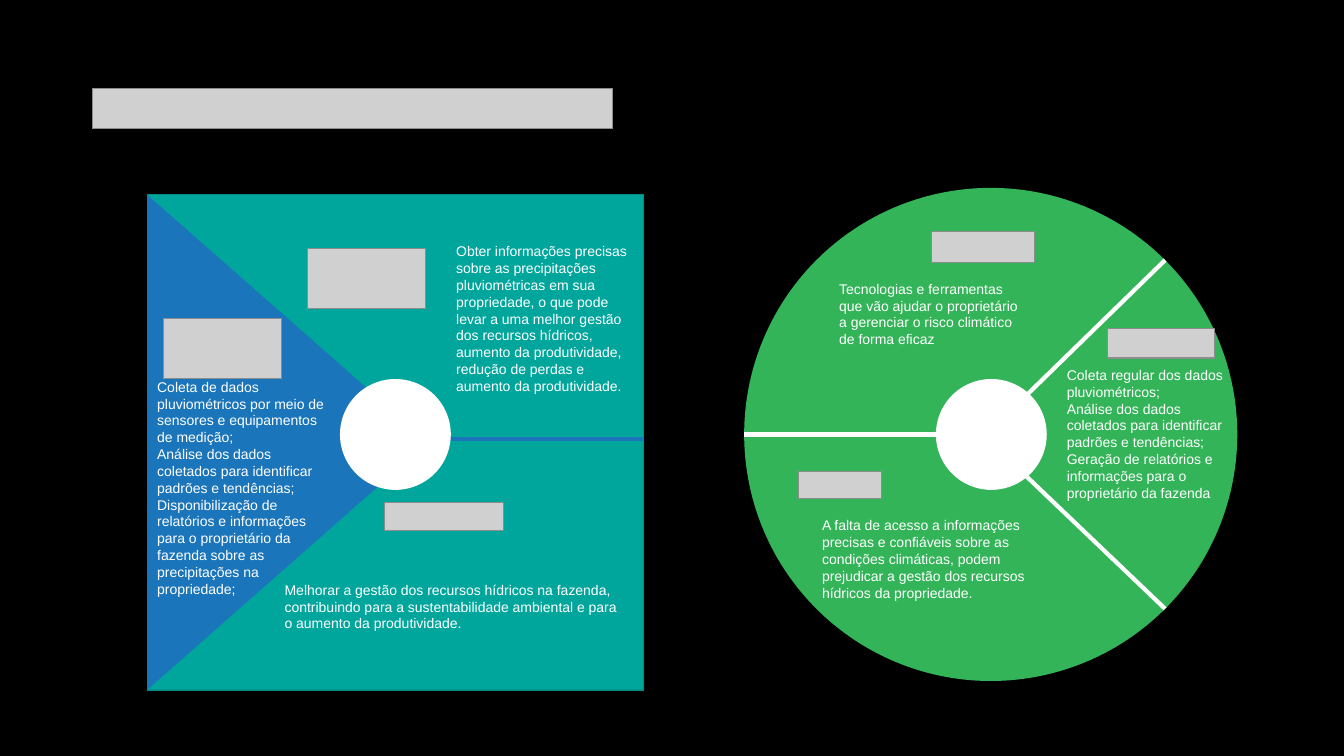
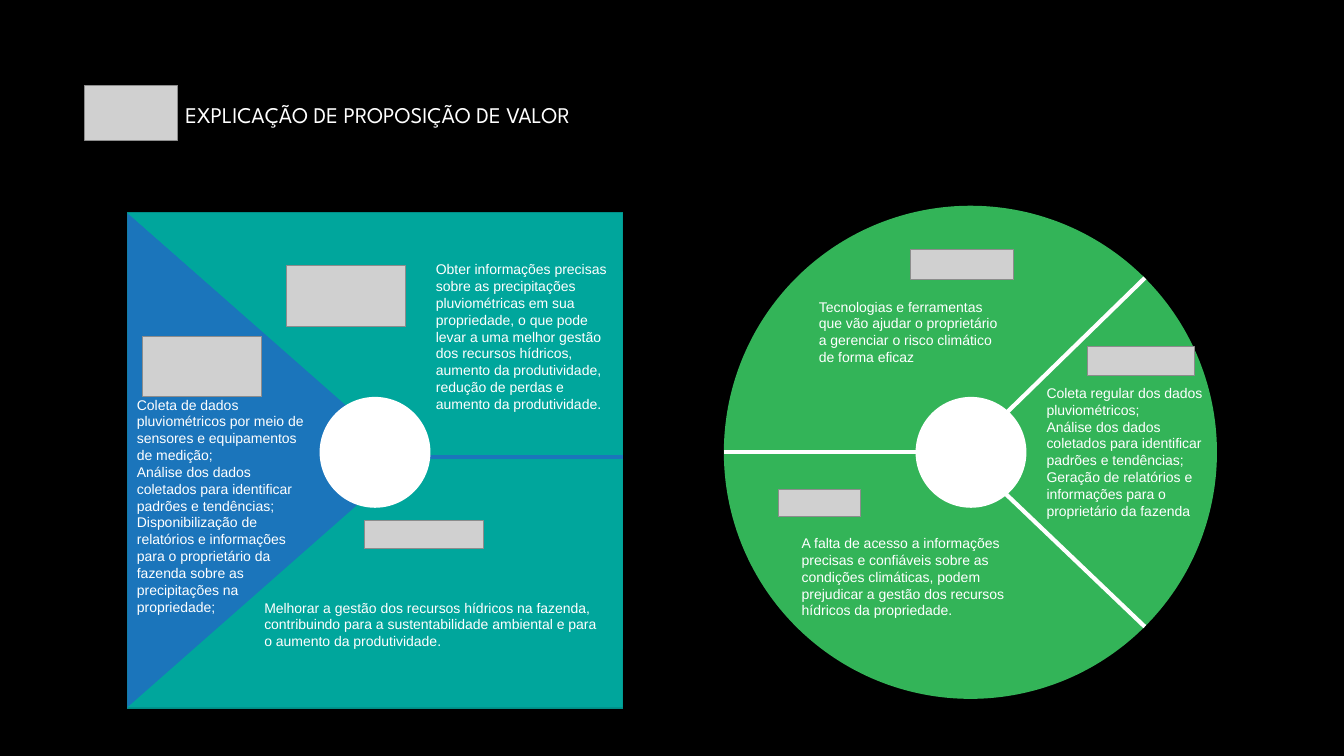
Before and after one commit to OtavioBosa/xp-posgraducao, a slide deck: slide 5 of Canvas do Projeto Aplicado - Otavio Augusto Bosa.pptx. Drawn at 1344x756 pixels with LibreOffice and Linux fonts; fonts in the diff are those of the drawing; grey boxes stand for pictures. Boxes give left, top, right and bottom in pixels: in the first picture for what was removed or moved away, otherwise in the second. Text is boxed around its words. In the diff, an @@ line names an element or a change of style, - is before the commit and + after.

```diff
--- a/Canvas do Projeto Aplicado - Otavio Augusto Bosa.pptx
+++ b/Canvas do Projeto Aplicado - Otavio Augusto Bosa.pptx
@@ picture added at (85, 86, 177, 140) @@
@@ picture removed at (92, 89, 613, 129) @@
@@ text added at (185, 105, 570, 128), 16 pt, text #FFFFFF @@
+EXPLICAÇÃO DE PROPOSIÇÃO DE VALOR
@@ 5 pictures, 3 texts, 3 ellipses, 3 triangles, 3 lines, 1 rectangle: place and size @@
-5 pictures, 3 texts, 3 ellipses, 3 triangles, 3 lines, 1 rectangle at (148, 188, 1237, 690)
+5 pictures, 3 texts, 3 ellipses, 3 triangles, 3 lines, 1 rectangle at (127, 206, 1217, 708)
@@ 3 texts, 1 picture, 1 line: place and size @@
-3 texts, 1 picture, 1 line at (163, 319, 1223, 631)
+3 texts, 1 picture, 1 line at (143, 336, 1202, 649)
```
Also in this commit, not shown: 3 other slides changed, 1 slide added, 1 slide removed.
